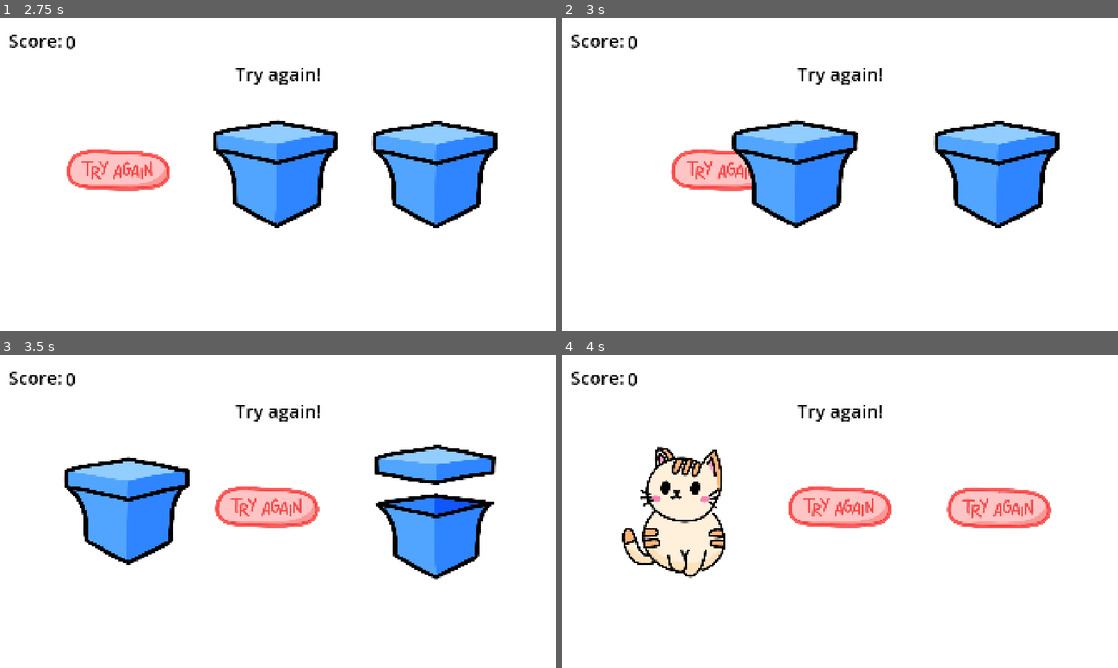
Above: before the commit, frames 1-4 (two rows, left to right).
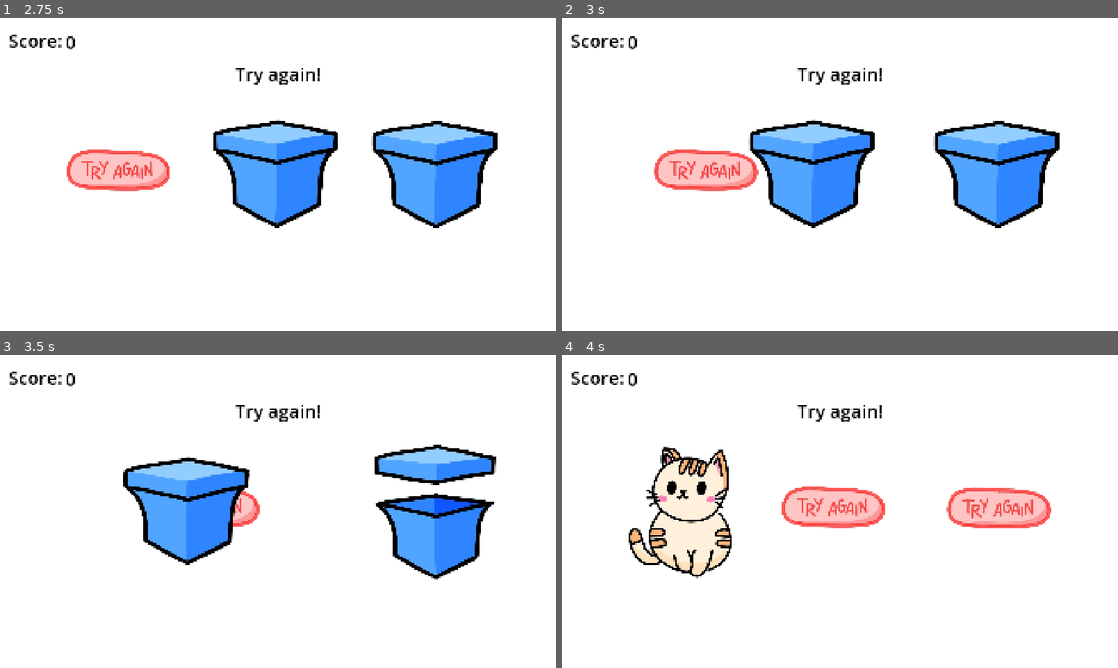
Above: after the commit, the same moments.

Repository: augustgrantham/gamejam2026
Game: Godot game, scene res://scenes/mainmenu.tscn
The game is run twice, just before and just after one commit, with the same random seed, the same clock (stepped at 60 frames per second) and the same inputs.
Inputs (mouse positions are in pixels of both pictures, inside the frame that each line leads up to):
- Up to frame 1 (2.75 s): click (278, 224) at 0.5 s; tap Enter at 1.25 s; move the mouse to (116, 171) at 1.27 s; click (116, 171) at 1.42 s; tap Space at 2 s; move the mouse to (278, 171) at 2.02 s; click (278, 171) at 2.17 s
- Up to frame 2 (3 s): tap Enter at 2.75 s; move the mouse to (995, 171) at 2.77 s; click (995, 171) at 2.92 s
- Up to frame 3 (3.5 s): no input
- Up to frame 4 (4 s): move the mouse to (812, 574) at 3.52 s; click (812, 574) at 3.67 s

Frame 1 is identical in both runs. In frame 2, 5.2% of the frame differs, in the area x 16-57%, y 32-68%; in frame 3, 10%, in the area x 11-58%, y 32-68%; in frame 4, 4.2%.

Commit message:
Fix speedup of swapping boxes

Diff:
--- a/where's-schrodinger's-cat-/default_bus_layout.tres
+++ b/where's-schrodinger's-cat-/default_bus_layout.tres
@@ -5,17 +5,17 @@
 bus/1/solo = false
 bus/1/mute = false
 bus/1/bypass_fx = false
-bus/1/volume_db = -0.42157936
+bus/1/volume_db = -8.523715
 bus/1/send = &"Master"
 bus/2/name = &"Sound effects"
 bus/2/solo = false
 bus/2/mute = false
 bus/2/bypass_fx = false
-bus/2/volume_db = 6.0199986
+bus/2/volume_db = -5.5577707
 bus/2/send = &"Master"
 bus/3/name = &"swoosh bus"
 bus/3/solo = false
 bus/3/mute = false
 bus/3/bypass_fx = false
-bus/3/volume_db = 5.7333603
+bus/3/volume_db = 6.0199986
 bus/3/send = &"Master"
--- a/where's-schrodinger's-cat-/scenes/audio_controller.tscn
+++ b/where's-schrodinger's-cat-/scenes/audio_controller.tscn
@@ -12,4 +12,5 @@
 bus = &"Sound effects"
 
 [node name="swooshController" type="AudioStreamPlayer2D" parent="." unique_id=637879465]
+volume_db = 9.732
 bus = &"swoosh bus"
--- a/where's-schrodinger's-cat-/scripts/game.gd
+++ b/where's-schrodinger's-cat-/scripts/game.gd
@@ -6,7 +6,8 @@
 var boxSelected = false
 var column_positions = [-550, 0, 550]
 var round = 1
-var duration = 0.75
+var duration = 0.8
+
 @onready var winStatuslabel = $CanvasLayer/winLabel
 @onready var scoreLabel = $CanvasLayer/scoreLabel
 @onready var box1 = $'box1'
@@ -61,7 +62,7 @@
 			await get_tree().create_timer(2.0).timeout
 			winStatuslabel.text = ""
 			round += 1
-			duration -= 0.1
+			duration += 0.2
 			startRound()
 		else:
 			await game_box.open_box_animation()
@@ -75,6 +76,7 @@
 
 # Gemini generated syntax for tween
 func swap_boxes(col_a: int, col_b: int):
+	var speed = (1/duration)
 	# 1. Identify the boxes we are moving
 	var first_box = boxes[col_a]
 	var second_box = boxes[col_b]
@@ -87,8 +89,8 @@
 	# We use a Tween to make it look smooth instead of "teleporting"
 	var tween = create_tween().set_parallel(true)
 	AudioController.play_swoosh()
-	tween.tween_property(first_box, "position:x", column_positions[col_b], duration)
-	tween.tween_property(second_box, "position:x", column_positions[col_a], duration)
+	tween.tween_property(first_box, "position:x", column_positions[col_b], speed)
+	tween.tween_property(second_box, "position:x", column_positions[col_a], speed)
 	# Wait for the swap to finish before allowing more clicks
 	await tween.finished
 func showCat(box):
